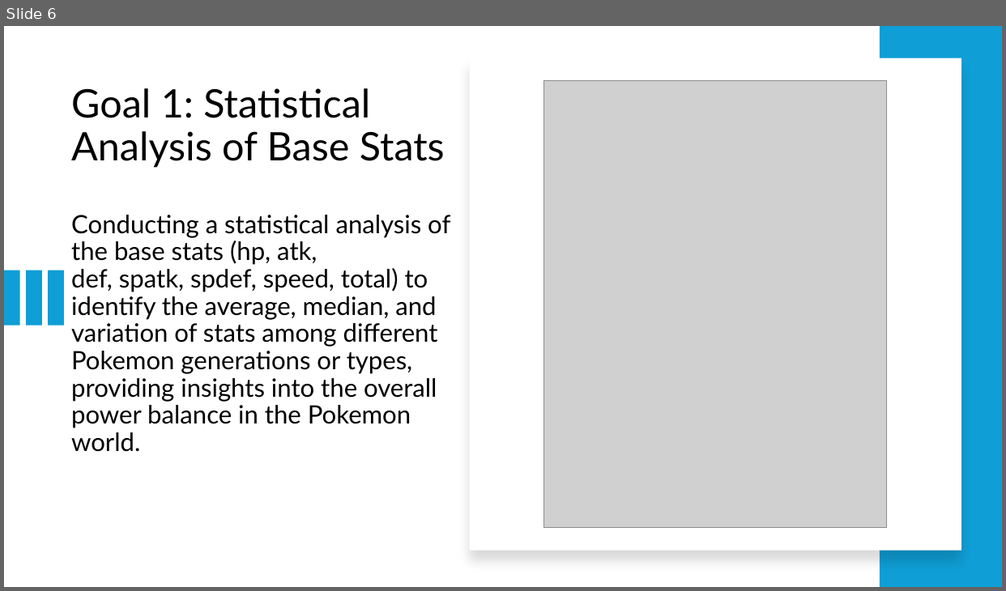
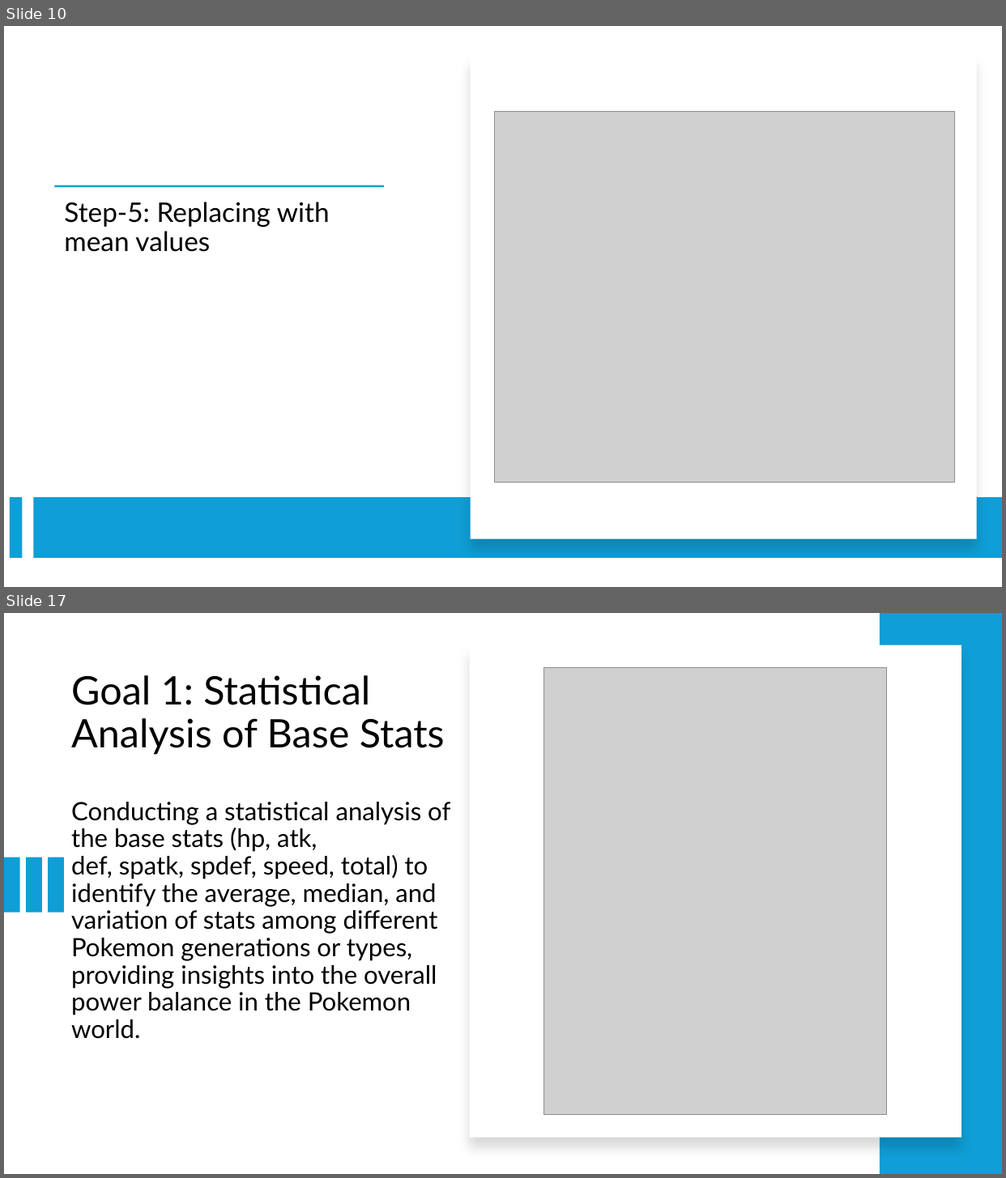
Before and after one commit to ManasaAkula/DataWizards_BigdataProject, a slide deck: Data Wizards.pptx. Shown one above the other, each under a label of ours: slide 6 before the commit, slides 10 and 17 after it; the slides between them are not shown. The pictures are 1006x591 and 1006x1178 pixels, drawn with LibreOffice and Linux fonts; fonts in the diff are those of the drawing; grey boxes stand for pictures. Boxes give left, top, right and bottom in pixels: in the first picture for what was removed or moved away, otherwise in the second. Text is boxed around its words. In the diff, an @@ line names an element or a change of style, - is before the commit and + after.

```diff
--- a/Data Wizards.pptx
+++ b/Data Wizards.pptx
@@ slide 10 added at <box>4,26,1002,587</box>, background #FFFFFF @@
@@ rectangle added at <box>471,55,977,540</box>, fill #FFFFFF @@
@@ picture added at <box>494,112,955,483</box> @@
@@ rectangle added at <box>54,186,384,188</box>, fill #0F9ED5 @@
@@ text added at <box>64,202,330,252</box>, 26 pt, text #000000 @@
+Step-5: Replacing with mean values
@@ rectangle added at <box>9,497,22,558</box>, fill #0F9ED5 @@
@@ rectangle added at <box>34,498,1002,559</box>, fill #0F9ED5 @@
@@ what was slide 6 is now slide 17 @@
```
Also in this commit, not shown: 1 slide changed, 10 other slides added.
